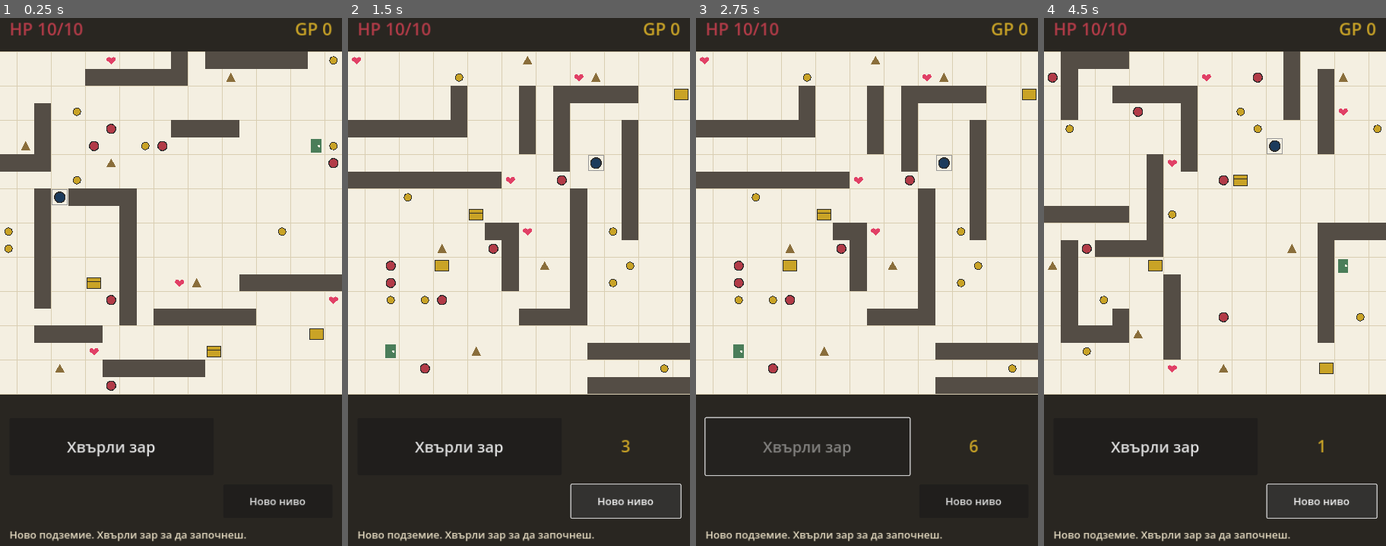
Above: before the commit, frames 1-4 (left to right).
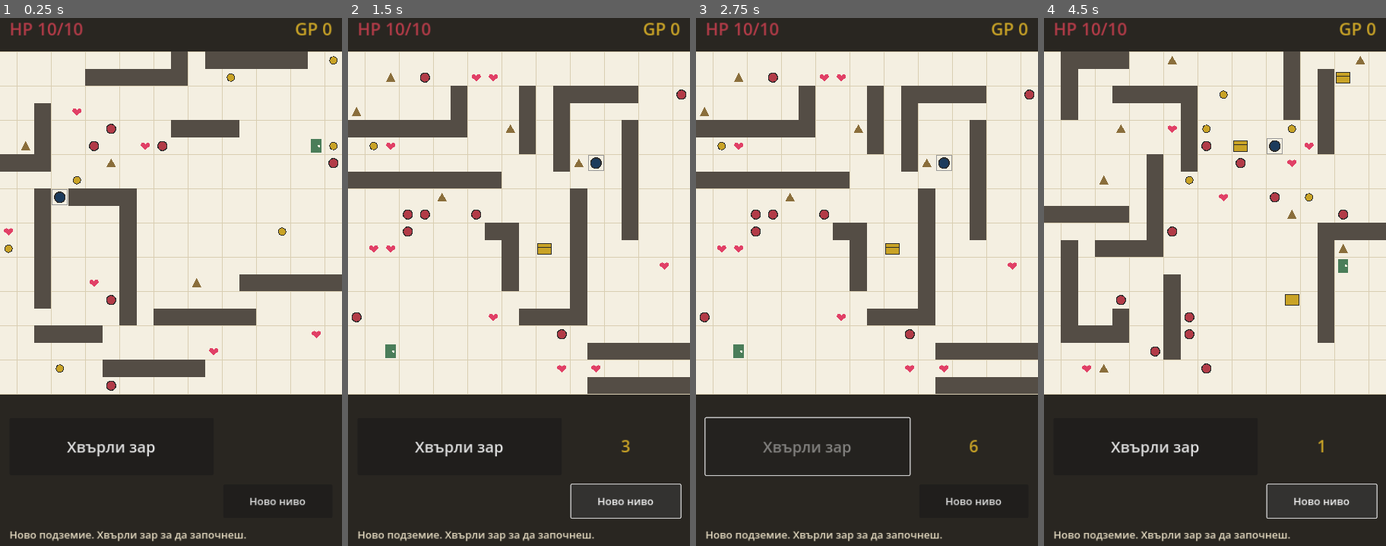
Above: after the commit, the same moments.

Repository: ViliyanSG/paper-dungeon
Game: Godot game, scene res://Main.tscn
The game is run twice, just before and just after one commit, with the same random seed, the same clock (stepped at 60 frames per second) and the same inputs.
Inputs:
- Up to frame 1 (0.25 s): no input
- Up to frame 2 (1.5 s): click "Хвърли зар" at 0.5 s; click "Ново ниво" at 1.25 s
- Up to frame 3 (2.75 s): click "Хвърли зар" at 2 s
- Up to frame 4 (4.5 s): click "Ново ниво" at 2.75 s; click "Хвърли зар" at 3.5 s; click "Ново ниво" at 4.25 s

The runs differ from the first frame. In frame 1, 0.5% of the frame differs, in the area x 1-99%, y 7-68%; in frame 2, 1.7%; in frame 3, 1.7%; in frame 4, 2.1%.

Commit message:
Randomize entity counts per level: enemy/trap/coin/heart 1-10, chest 0-5
Co-Authored-By: Claude Opus 4.8 <noreply@anthropic.com>

Diff:
--- a/main.gd
+++ b/main.gd
@@ -295,7 +295,13 @@
 	free.shuffle()
 
 	var idx := 0
-	var counts := {"enemy": 6, "trap": 5, "coin": 8, "chest": 3, "heart": 4}
+	var counts := {
+		"enemy": 1 + randi() % 10,   # 1..10
+		"trap": 1 + randi() % 10,    # 1..10
+		"coin": 1 + randi() % 10,    # 1..10
+		"heart": 1 + randi() % 10,   # 1..10
+		"chest": randi() % 6,        # 0..5
+	}
 	for etype in counts:
 		for i in counts[etype]:
 			if idx >= free.size():
